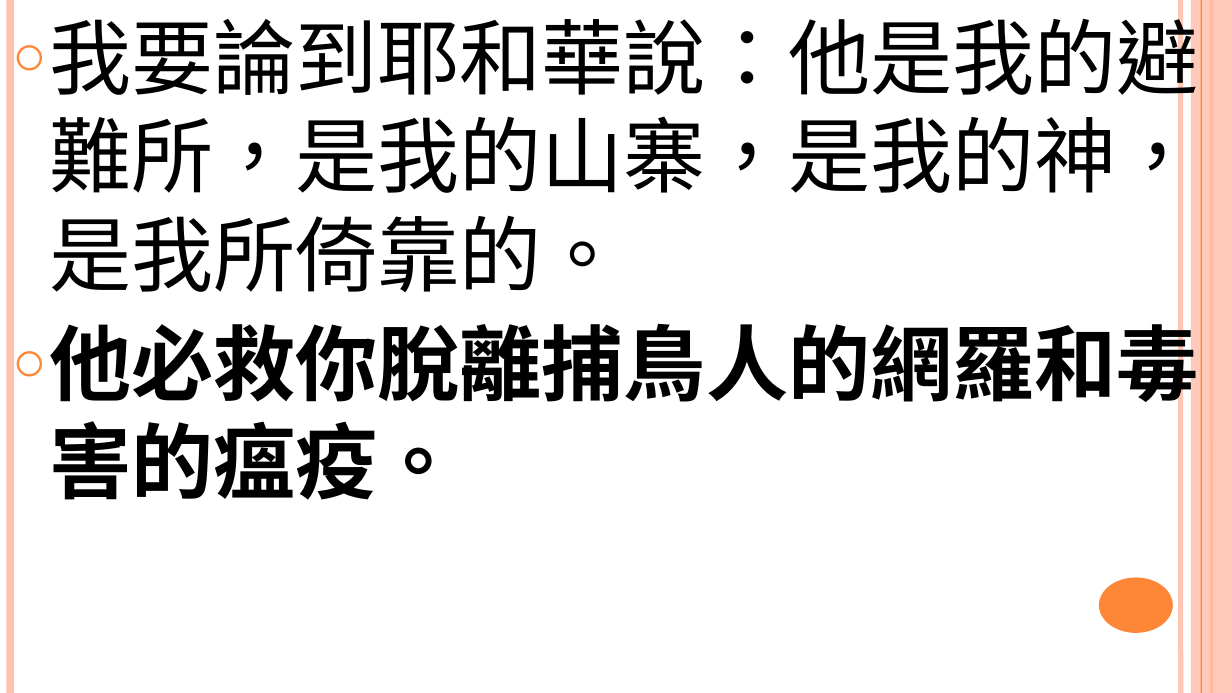
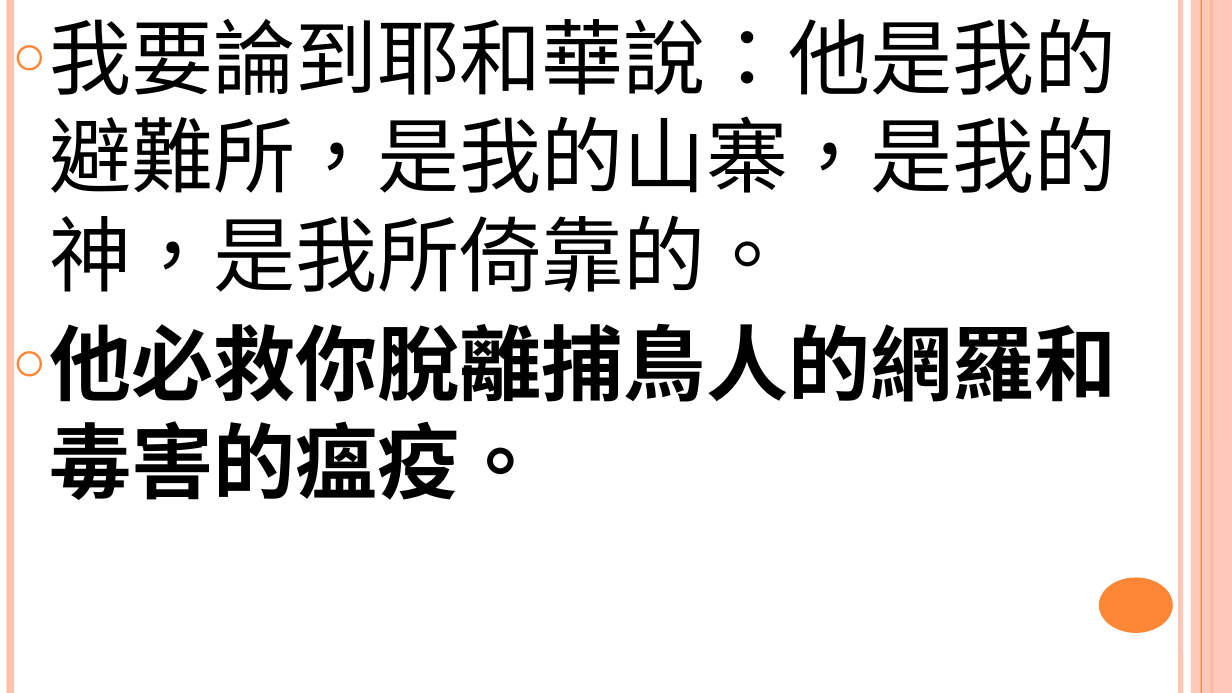
Before and after one commit to batisuoc/worship-resources, a slide deck: slide 4 of 62神是保障.pptx. Drawn at 1232x693 pixels with LibreOffice and Linux fonts; fonts in the diff are those of the drawing. Boxes give left, top, right and bottom in pixels: in the first picture for what was removed or moved away, otherwise in the second. Text is boxed around its words. In the diff, an @@ line names an element or a change of style, - is before the commit and + after.

```diff
--- a/62神是保障.pptx
+++ b/62神是保障.pptx
@@ text "我要論到耶和華說：他是我的避難所，是我的山寨，是我的神，是我所倚靠的。" rewrapped from [49, 4, 1199, 500] to [49, 18, 1117, 500] @@
```
Also in this commit, not shown: 5 other slides changed.
